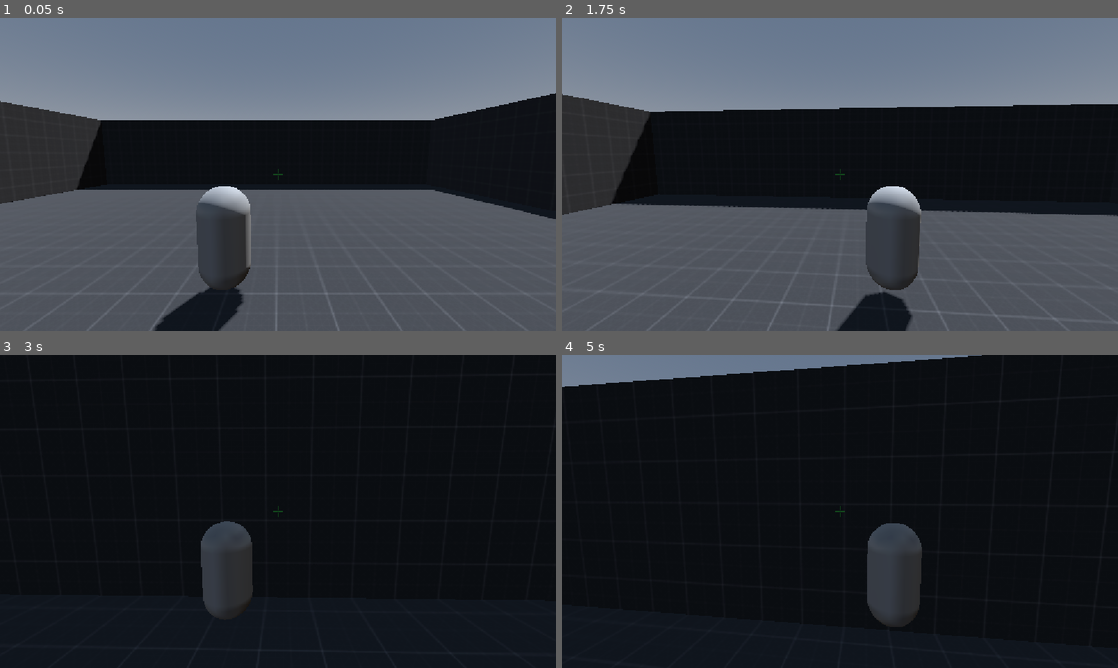
Above: before the commit, frames 1-4 (two rows, left to right).
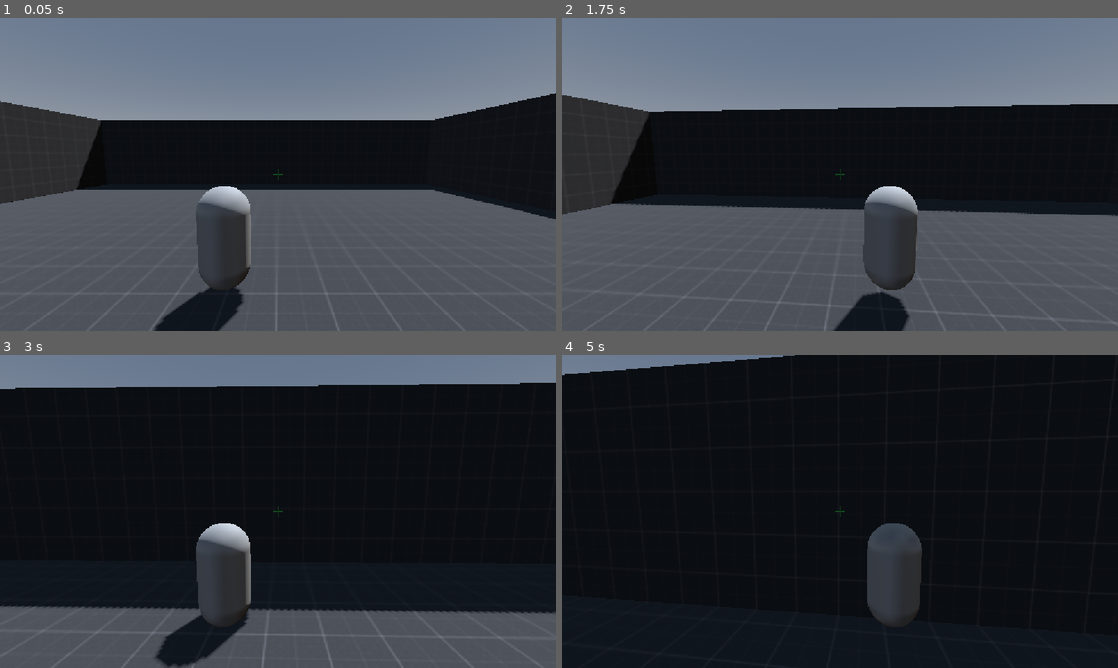
Above: after the commit, the same moments.

Repository: alavanzasp-code/IJStudio
Game: Godot game, scene res://Test Area (World)/test_area.tscn
Same seed, same stepped clock (60 frames per second), same inputs: the game is played once before the commit and once after it.
Inputs (mouse positions are in pixels of both pictures, inside the frame that each line leads up to):
- Up to frame 1 (0.05 s): no input
- Up to frame 2 (1.75 s): tap Enter at 0.5 s; move the mouse to (867, 174) at 0.52 s; hold W (up) from 0.53 s (still down); tap F (grapple) at 0.6 s; click (867, 174) at 0.67 s; tap Space (jump) at 0.77, 1.52 s; tap Ctrl (slide) at 0.8, 1.35 s; move the mouse to (812, 174) at 1.27 s; tap C (switch-view) at 1.55 s
- Up to frame 3 (3 s): keep holding W (up); move the mouse to (289, 505) at 2.02 s; hold C (switch-view) 2.03-2.78 s; tap F (grapple) at 2.3, 2.85 s; move the mouse to (272, 517) at 2.77 s; click (272, 517) at 2.92 s
- Up to frame 4 (5 s): keep holding W (up); tap Space (jump) at 3.02, 3.77, 4.52 s; tap Ctrl (slide) at 3.05, 3.6 s; move the mouse to (878, 514) at 3.52 s; hold C (switch-view) 3.53-4.28 s; move the mouse to (795, 508) at 4.27 s; tap Shift (sprint) at 4.35 s; tap F (grapple) at 4.55 s

The runs differ from the first frame. In frame 2, 0.6% of the frame differs, in the area x 0-100%, y 24-100%; in frame 3, 28%, in the area x 0-100%, y 0-100%; in frame 4, 2.5%.

Commit message:
fix camera clipping, making it collision aware

Diff:
--- a/Character (Player Test Sub)/player_(test).gd
+++ b/Character (Player Test Sub)/player_(test).gd
@@ -6,13 +6,13 @@
 @export var jump_velocity := 3
 
 @export var slide_speed := 20.0
-@export var slide_duration := 5.0
+@export var slide_duration := 2.0
 
 @export var grapple_range := 30.0
 @export var grapple_duration := 1.4
 @export var grapple_accel := 30.0
 @export var grapple_cancel_distance := 1.0
-@export var grapple_cooldown := 0.4
+@export var grapple_cooldown := 4
 @export_range(0.0, 1.0, 0.01) var max_grapple_slope := 0.4
 
 @export var wall_slide_speed := 3.0
--- a/Test Area (World)/camera_settings.gd
+++ b/Test Area (World)/camera_settings.gd
@@ -5,6 +5,8 @@
 @export var base_fov := 75.0
 @export var max_fov := 100.0
 @export var fov_lerp_speed := 8.0
+@export var camera_margin := 0.2
+@export var min_camera_distance := 0.4
 
 @onready var character := get_parent() as CharacterBody3D
 @onready var camera_3d := get_node("Camera3D") as Camera3D
@@ -15,6 +17,8 @@
 var view_tween: Tween
 var _shake_offset := Vector2.ZERO
 var _is_grappling := false
+var _view_x := 0.0
+var _base_camera_pos := Vector3.ZERO
 
 
 func _ready() -> void:
@@ -27,6 +31,8 @@
 	yaw = character.rotation.y
 	pitch = rotation.x
 	camera_3d.fov = base_fov
+	_base_camera_pos = camera_3d.position
+	_view_x = _base_camera_pos.x
 	Input.set_mouse_mode(Input.MOUSE_MODE_CAPTURED)
 
 
@@ -44,6 +50,29 @@
 		var normalized := clampf(speed / 30.0, 0.0, 1.0)
 		target_fov = lerpf(base_fov, max_fov, normalized * normalized)
 	camera_3d.fov = lerpf(camera_3d.fov, target_fov, fov_lerp_speed * delta)
+
+	apply_camera_collision()
+
+
+func apply_camera_collision() -> void:
+	# Ideal camera spot (view-switch animation drives only the x offset).
+	# If anything blocks the camera on the way there, pull it in so it never
+	# clips through walls or the floor.
+	var ideal_local := Vector3(_view_x, _base_camera_pos.y, _base_camera_pos.z)
+	var ideal_world := global_transform * ideal_local
+	var anchor := global_position + Vector3(0, 0.5, 0)
+
+	var space := get_world_3d().direct_space_state
+	var query := PhysicsRayQueryParameters3D.create(anchor, ideal_world)
+	query.exclude = [character.get_rid()]
+	var hit := space.intersect_ray(query)
+	if hit:
+		var dir: Vector3 = (ideal_world - anchor).normalized()
+		ideal_world = hit.position - dir * camera_margin
+		if anchor.distance_to(ideal_world) < min_camera_distance:
+			ideal_world = anchor + dir * min_camera_distance
+
+	camera_3d.position = to_local(ideal_world)
 
 
 func set_grappling(active: bool) -> void:
@@ -95,12 +124,12 @@
 
 func switch_view() -> void:
 	view_is_left = not view_is_left
-	var target_x: float = -abs(camera_3d.position.x) if view_is_left else abs(camera_3d.position.x)
+	var target_x: float = -abs(_base_camera_pos.x) if view_is_left else abs(_base_camera_pos.x)
 
 	if view_tween and view_tween.is_valid():
 		view_tween.kill()
 
 	view_tween = create_tween()
-	view_tween.tween_property(camera_3d, "position:x", target_x, 0.2) \
+	view_tween.tween_property(self, "_view_x", target_x, 0.2) \
 		.set_trans(Tween.TRANS_SINE) \
 		.set_ease(Tween.EASE_OUT)
